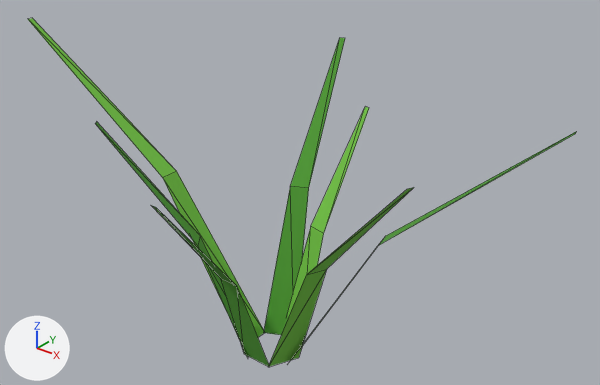
The glTF model public/models/grass_tuft.glb, before and after one commit.
Rendered twice from a camera (50 mm lens) standing at (0.46, -0.53, 0.518) and looking at (-0.004, 0.049, 0.159). Lighting does not change. The marker at lower left points along +X, +Y and +Z. The first picture is the older version. Mesh edges are drawn as thin lines. Vertices at exactly the same position are counted once.

Objects in the first picture: 'GrassTuft'.
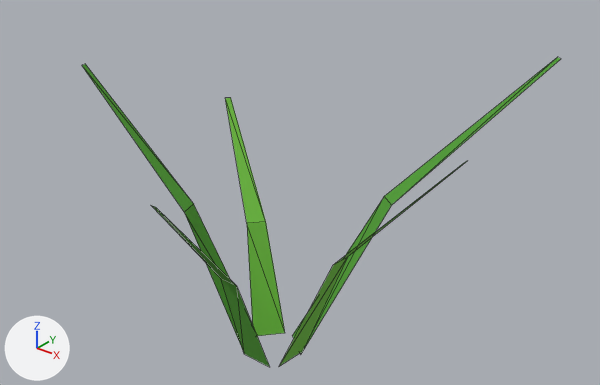
Location of each change, (x1, y1, x2, y2) in pixels of the pictures (600 x 385 px; the box of a moved part takes in the faces that stretch with it):
'GrassTuft', reshaped, moved, rescaled (13% narrower, 11% shorter): before (28, 18, 576, 367); after (82, 57, 560, 367)
part 1 of me_grasstuft, moved or reshaped: (151, 205, 270, 367) in both
part 2 of me_grasstuft, moved or reshaped: before (268, 188, 413, 367); after (280, 161, 467, 366)
part 3 of me_grasstuft, moved or reshaped: before (291, 132, 576, 360); after (292, 57, 560, 354)
part 4 of me_grasstuft, moved or reshaped: before (288, 106, 369, 318); after (225, 98, 285, 336)
part 5 of me_grasstuft, moved or reshaped: before (264, 38, 345, 335); after (82, 64, 244, 352)
part 6 of me_grasstuft, deleted: before (95, 122, 248, 358)
part 7 of me_grasstuft, deleted: before (28, 18, 264, 337)

The change, as a list of edits to the scene's bpy script:
```text
Change me_grasstuft:
    used by ob_grasstuft; location = (-0.0116, 0.039, 0.1524); scale = (0.279, 0.279, 0.279)
    remove me_grasstuft.from_pydata(...)  # 42 vertices, 28 faces; spans x -1.0..1.0, y -0.59..0.59, z -0.55..0.55
    add me_grasstuft.from_pydata(...)  # 30 vertices, 20 faces; spans x -1.0..1.0, y -0.81..0.81, z -0.74..0.74
    me_grasstuft part 1: the loose piece of 6 vertices spanning x -0.04..0.1, y -0.59..-0.23, z -0.55..0.2 is scaled about its middle by 1.39, then moved by (0.0, -0.15, -0.05)
    me_grasstuft part 2: the loose piece of 6 vertices spanning x 0.1..0.7, y -0.35..-0.12, z -0.55..0.38 is turned 20.6 degrees about the z axis through its middle and scaled by 1.39, then moved by (0.16, 0.1, -0.01)
    me_grasstuft part 3: the loose piece of 6 vertices spanning x 0.12..1.0, y -0.18..-0.03, z -0.55..0.52 is turned 41.1 degrees about the z axis through its middle and scaled by 1.39, then moved by (0.0, 0.43, 0.02)
    me_grasstuft part 4: the loose piece of 6 vertices spanning x 0.0..0.12, y -0.06..0.38, z -0.55..0.26 is turned 61.7 degrees about the z axis through its middle and scaled by 1.39, then moved by (-0.36, -0.12, -0.04)
    me_grasstuft part 5: the loose piece of 6 vertices spanning x -0.21..0.06, y -0.09..0.59, z -0.55..0.43 is turned 82.3 degrees about the z axis through its middle and scaled by 1.39, then moved by (-0.44, -0.52, 0.0)
    me_grasstuft part 6: the loose piece of 6 vertices spanning x -0.47..0.01, y -0.44..-0.15, z -0.55..0.31 is deleted
    me_grasstuft part 7: the loose piece of 6 vertices spanning x -1.0..-0.05, y -0.29..-0.08, z -0.55..0.55 is deleted
Change ob_grasstuft:
    ob_grasstuft.location: (-0.0116, 0.039, 0.1524) -> (-0.0096, 0.0363, 0.1482)
    ob_grasstuft.scale: (0.279, 0.279, 0.279) -> (0.201, 0.201, 0.201)
```
